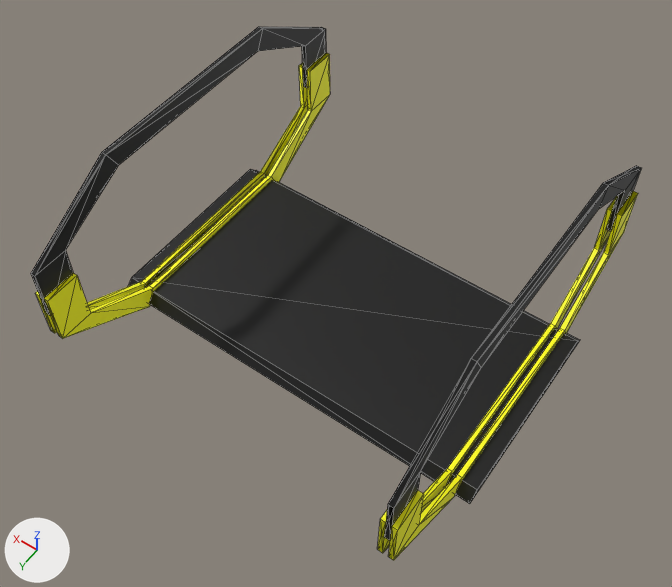
The glTF model assets/starter/starter.glb, before and after one commit.
Rendered twice from a camera (50 mm lens) standing at (-6.21, 9.12, 14.58) and looking at (-0.16, 0.65, 1.27). The axes (+X, +Y, +Z) are drawn at lower left. The lights are the same throughout. Mesh edges are drawn as thin lines. Where no turn or scale is listed for an object, it has been applied to the vertices.

In view in the first picture: 'Delimiter1', 'Delimiter2', 'Delimiter3', 'Delimiter4', 'Platform', 'TopBow1', 'TopBow1.001'.
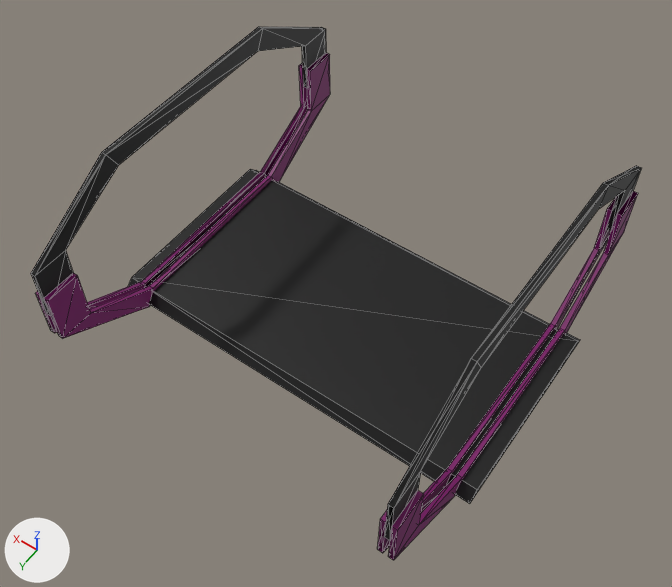
Diff of the bpy script that builds the scene:
```diff
--- a/assets/starter/starter.glb.py
+++ b/assets/starter/starter.glb.py
@@ mat_yellow @@
 mat_yellow = principled_material('Yellow')
-mat_yellow.base_color = (1.0, 1.0, 0.0)  # yellow #ffff00
+mat_yellow.base_color = (0.184, 0.00152, 0.127)  # dark purple #770564
```

What differs and where, as boxes [x1, y1, x2, y2] in the pictures (672 x 587 px):
'Delimiter1', recoloured (yellow to purple): [44, 53, 330, 338] in both
'Delimiter3', recoloured (yellow to purple): [388, 191, 638, 560] in both
'Delimiter4', recoloured (yellow to purple): [377, 196, 617, 553] in both
'Delimiter2', recoloured (yellow to purple): [36, 63, 308, 333] in both
